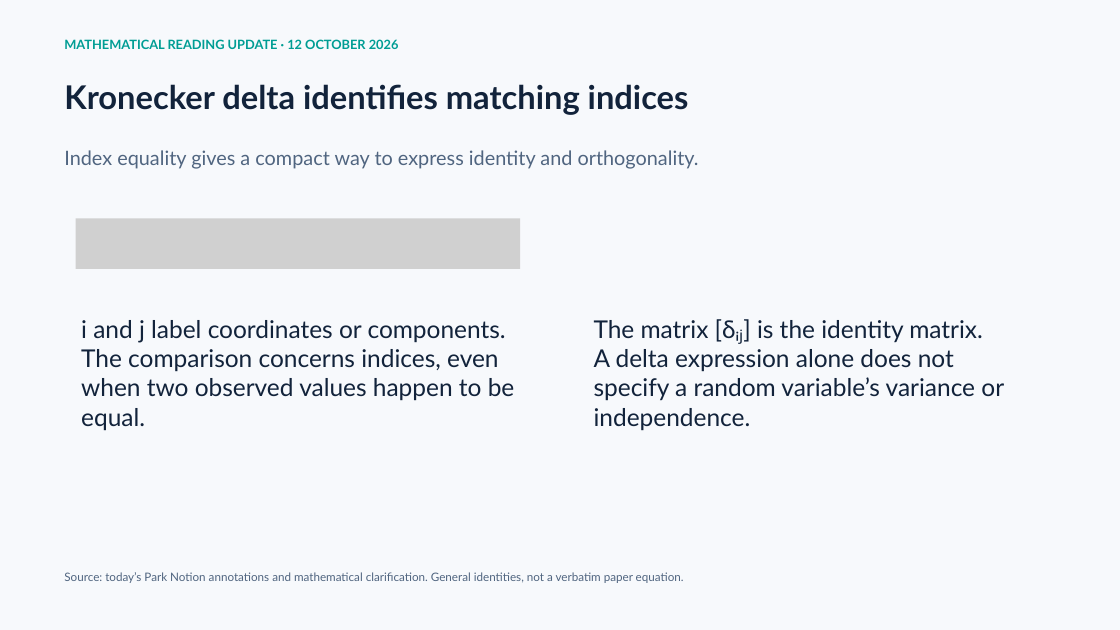
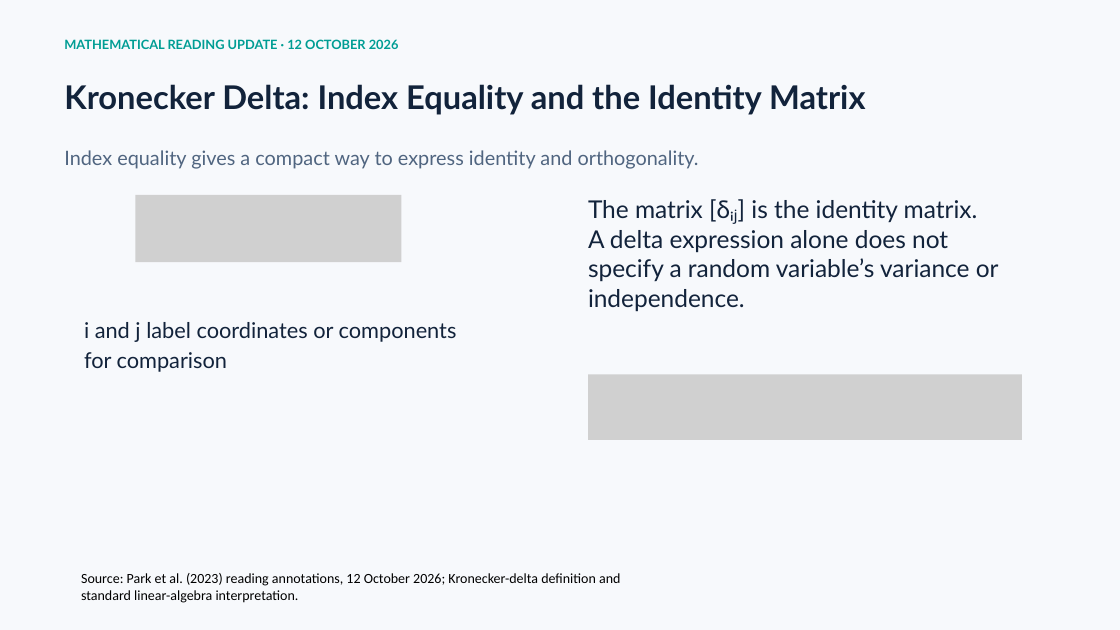
Before and after one commit to hlin863/ewma_covariate_shift_demo, a slide deck: slide 9 of presentations/EWMA_Covariate_Shift_Progress_Review_Haocheng_Lin.pptx. Drawn at 1120x630 pixels with LibreOffice and Linux fonts; fonts in the diff are those of the drawing; grey boxes stand for pictures. Boxes give left, top, right and bottom in pixels: in the first picture for what was removed or moved away, otherwise in the second. Text is boxed around its words. In the diff, an @@ line names an element or a change of style, - is before the commit and + after.

```diff
--- a/presentations/EWMA_Covariate_Shift_Progress_Review_Haocheng_Lin.pptx
+++ b/presentations/EWMA_Covariate_Shift_Progress_Review_Haocheng_Lin.pptx
@@ text at box(64, 84, 866, 115): text changed @@
-Kronecker delta identifies matching indices
+Kronecker Delta: Index Equality and the Identity Matrix
@@ picture: place and size @@
-picture at box(76, 218, 520, 269)
+picture at box(136, 195, 402, 262)
@@ text "The matrix [δᵢⱼ] is the ...": place and size @@
-text "The matrix [δᵢⱼ] is the ..." at box(594, 320, 1004, 431)
+text "The matrix [δᵢⱼ] is the ..." at box(588, 200, 999, 312)
@@ text at box(84, 322, 457, 372): text changed; size 31.5 to 28 pt @@
-i and j label coordinates or components.
-The comparison concerns indices, even when two observed values happen to be equal.
+i and j label coordinates or components for comparison
@@ picture added at box(588, 375, 1022, 440) @@
@@ text removed at box(64, 572, 684, 583) @@
-Source: today’s Park Notion annotations and mathematical clarification. General identities, not a verbatim paper equation.
@@ text added at box(81, 573, 620, 603), 18 pt, text #000000 @@
+Source: Park et al. (2023) reading annotations, 12 October 2026; Kronecker-delta definition and standard linear-algebra interpretation.
```
Also in this commit, not shown: 1 other slide changed.
